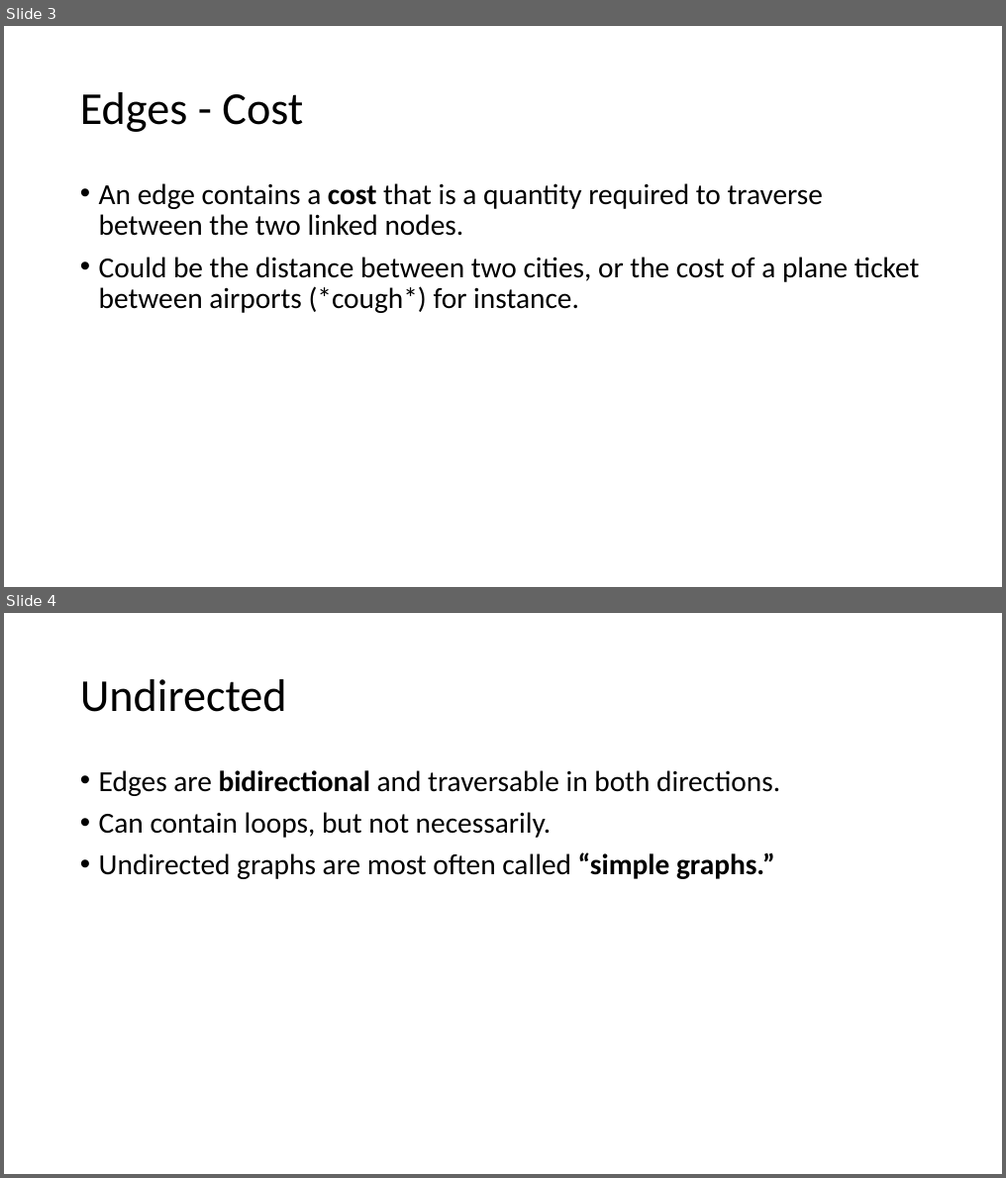
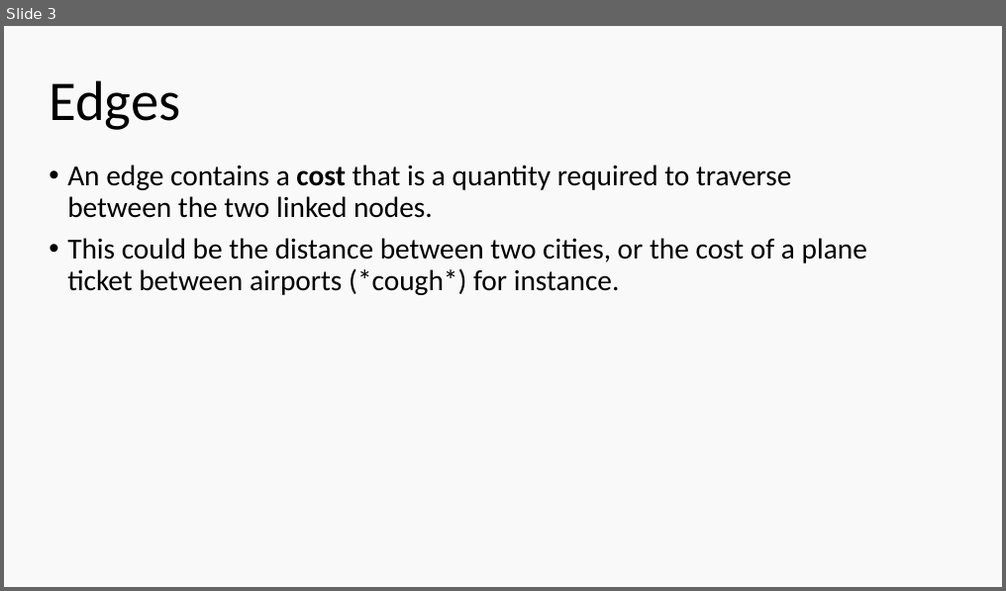
Before and after one commit to ethanatortx/graph_lab_presentation, a slide deck: graphs_pp.pptx. Shown one above the other, each under a label of ours: slides 3 and 4 before the commit, slide 3 after it. The pictures are 1006x1178 and 1006x591 pixels, drawn with LibreOffice and Linux fonts; fonts in the diff are those of the drawing. Boxes give left, top, right and bottom in pixels: in the first picture for what was removed or moved away, otherwise in the second. Text is boxed around its words. In the diff, an @@ line names an element or a change of style, - is before the commit and + after.

Commit message:
graph lab changes

```diff
--- a/graphs_pp.pptx
+++ b/graphs_pp.pptx
@@ slide 4 removed at box(4, 613, 1002, 1174), background #FFFFFF @@
@@ title removed at box(80, 679, 287, 712) @@
-Undirected
@@ text removed at box(99, 770, 780, 879) @@
-• Edges are bidirectional and traversable in both directions.
-• Can contain loops, but not necessarily.
-• Undirected graphs are most often called “simple graphs.”
@@ slide 3 changed as well @@
@@ background #FFFFFF to #F9F9F9 @@
@@ title at box(49, 80, 180, 130): text changed; size 44 to 54 pt @@
-Edges - Cost
+Edges
@@ text "An edge contains a cost ...": place and size @@
-text "An edge contains a cost ..." at box(99, 183, 919, 313)
+text "An edge contains a cost ..." at box(67, 165, 867, 295)
@@ text at box(67, 238, 867, 295): text changed @@
-• Could be the distance between two cities, or the cost of a plane ticket between airports (*cough*) for instance.
+• This could be the distance between two cities, or the cost of a plane ticket between airports (*cough*) for instance.
```
Also in this commit, not shown: 5 other slides changed, 2 slides added, 6 other slides removed, 5 other files.
